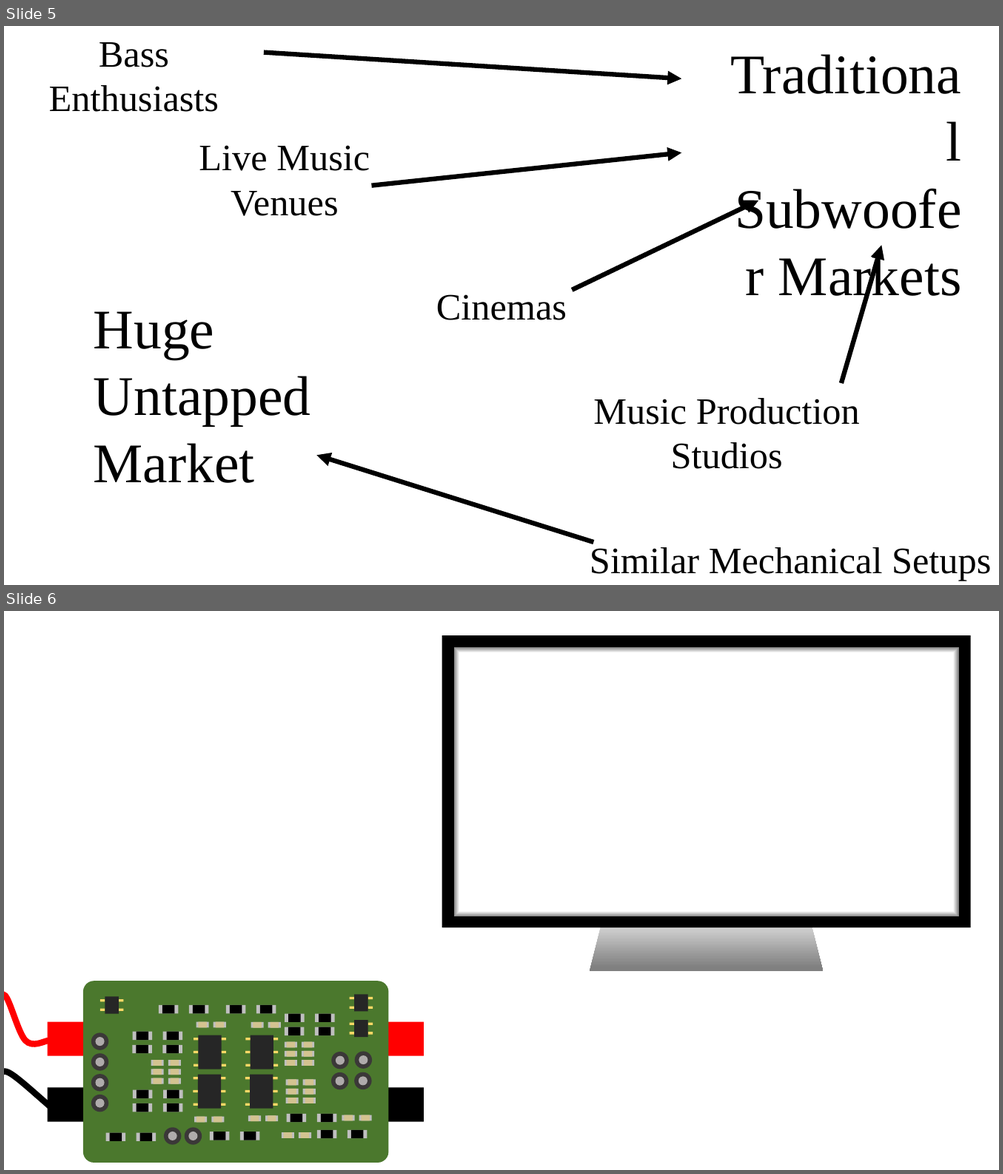
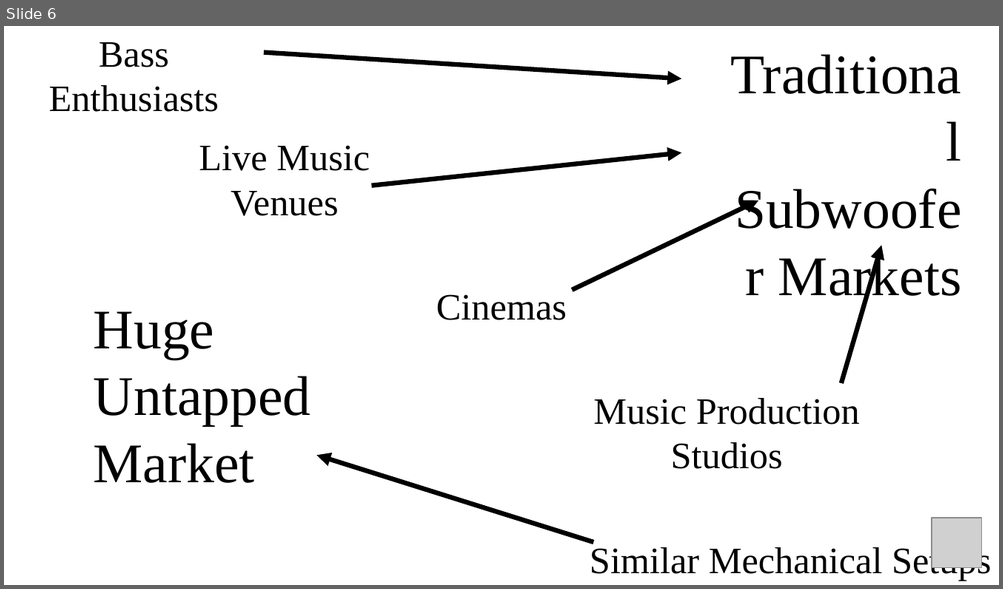
Before and after one commit to spez1998/3rd-year-project, a slide deck: Deliverables/EngagementVideo/video_animation.pptx. Shown one above the other, each under a label of ours: slides 5 and 6 before the commit, slide 6 after it. The pictures are 1003x1174 and 1003x589 pixels, drawn with LibreOffice and Linux fonts; fonts in the diff are those of the drawing; grey boxes stand for pictures. Boxes give left, top, right and bottom in pixels: in the first picture for what was removed or moved away, otherwise in the second. Text is boxed around its words. In the diff, an @@ line names an element or a change of style, - is before the commit and + after.

```diff
--- a/Deliverables/EngagementVideo/video_animation.pptx
+++ b/Deliverables/EngagementVideo/video_animation.pptx
@@ slide 6 removed at box(4, 611, 999, 1170), background #FFFFFF @@
@@ rectangle removed at box(442, 635, 970, 928) @@
@@ rectangle removed at box(449, 644, 964, 920) @@
@@ trapezoid removed at box(589, 923, 823, 971) @@
@@ group removed at box(4, 981, 424, 1163): 155 rectangles, 20 ellipses, 2 freeform shapes, 1 rounded rectangle @@
@@ what was slide 5 is now slide 6 @@
@@ slide 6 changed as well @@
@@ picture added at box(931, 518, 982, 568) @@
```
Also in this commit, not shown: 3 other slides changed, 3 slides added, 2 other slides removed, 3 other files.
